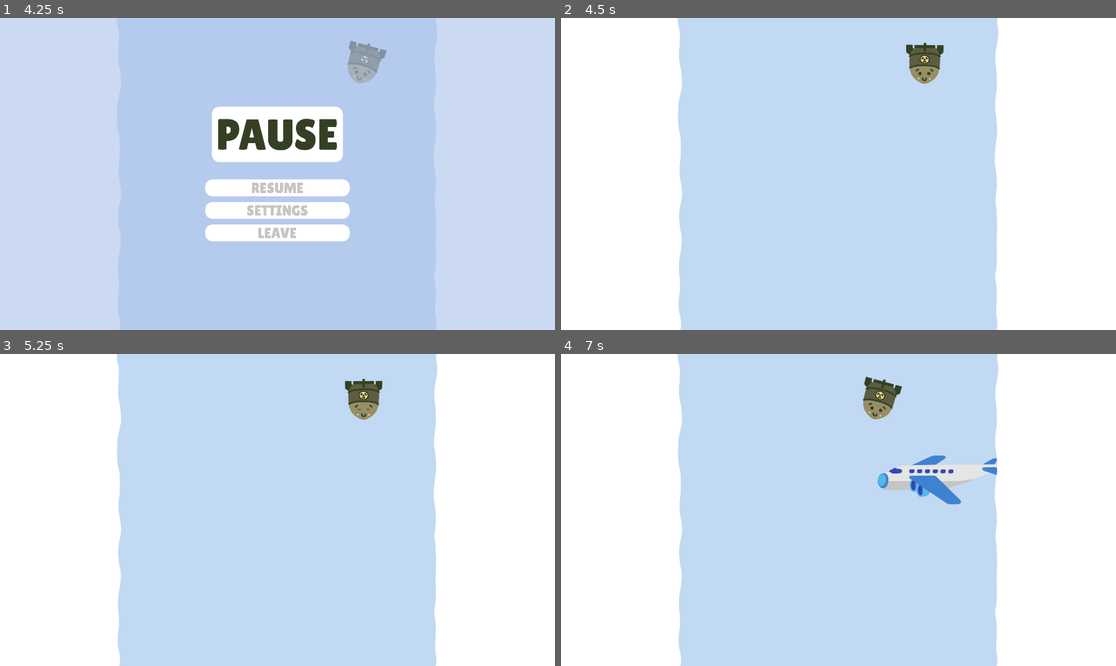
Above: before the commit, frames 1-4 (two rows, left to right).
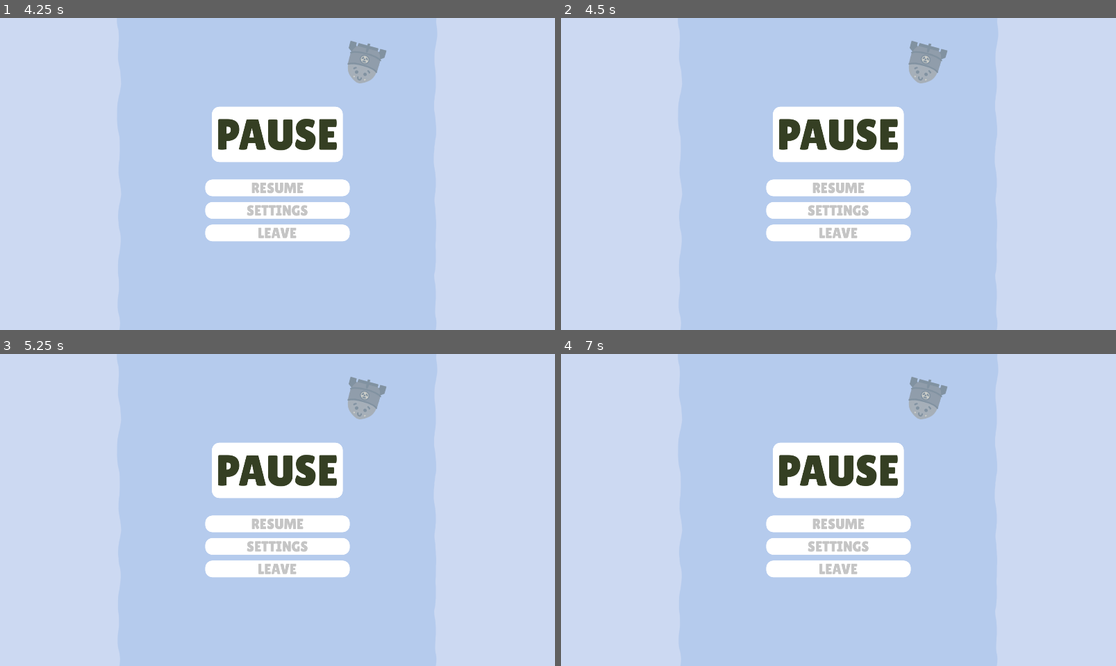
Above: after the commit, the same moments.

Repository: Hangover-Sunshine/DEFCON-JUNIOR
Game: Godot game, scene res://scenes/GameScene.tscn
The game is run twice, just before and just after one commit, with the same random seed, the same clock (stepped at 60 frames per second) and the same inputs. This scene is started directly instead of the project's main scene.
Inputs (mouse positions are in pixels of both pictures, inside the frame that each line leads up to):
- Up to frame 1 (4.25 s): tap Enter at 0.5 s; hold D (right) 0.53-1.28 s; tap Shift (dash) at 0.6, 2.85 s; hold S (down) 1.28-2.03 s; tap Space (fire) at 1.35 s; hold D (right) 2.03-2.78 s; tap Q (shield) at 2.1 s; hold W (up) 2.78-3.53 s; hold A (left) from 3.53 s (still down); hold Space (fire) from 3.53 s (still down); tap Escape (pause) at 4.15 s
- Up to frame 2 (4.5 s): release A (left) at 4.25 s; release Space (fire) at 4.25 s; click "RESUME" at 4.25 s
- Up to frame 3 (5.25 s): click (277, 569) at 5 s, where only the run after the commit has a clickable "LEAVE"
- Up to frame 4 (7 s): click (838, 547) at 5.75 s, where only the run after the commit has a clickable "SETTINGS"; hold A (left) from 6.53 s (still down); tap Q (shield) at 6.6 s

Frame 1 is identical in both runs. In frame 2, 52% of the frame differs, in the area x 0-100%, y 0-100%; in frame 3, 52%; in frame 4, 54%.

Commit message:
game over in the works

Diff:
--- a/autoloads/GlobalSignals.gd
+++ b/autoloads/GlobalSignals.gd
@@ -9,6 +9,7 @@
 
 signal level_complete
 signal player_died
+signal reload_level
 
 signal jet_dead
 signal missile_dead
--- /dev/null
+++ b/scenes/GameRoot.tscn
@@ -0,0 +1,97 @@
+[gd_scene load_steps=8 format=3 uid="uid://deaonojyom4gf"]
+
+[ext_resource type="Script" path="res://scripts/system/GameController.gd" id="1_cw3ns"]
+[ext_resource type="Resource" uid="uid://bwkshpflyauc0" path="res://prefabs/levels/TestLevel.tres" id="2_fixhd"]
+[ext_resource type="Texture2D" uid="uid://bmhof4he24kry" path="res://assets/ui/Back_Frame.png" id="3_labr8"]
+[ext_resource type="PackedScene" uid="uid://d25674hcnx2dd" path="res://prefabs/systems/rand_position.tscn" id="4_ub5l2"]
+[ext_resource type="Script" path="res://scripts/game/bullet_spawn.gd" id="5_e61t7"]
+[ext_resource type="Script" path="res://scripts/game/indicator_holder.gd" id="6_2rxd0"]
+[ext_resource type="PackedScene" uid="uid://cff0irid7qcej" path="res://prefabs/entities/player.tscn" id="7_7no1s"]
+
+[node name="GameRoot" type="Node2D"]
+process_mode = 1
+script = ExtResource("1_cw3ns")
+Levels = Array[Resource("res://scripts/resources/LevelResource.gd")]([ExtResource("2_fixhd")])
+
+[node name="Info" type="Node" parent="."]
+
+[node name="GameTimer" type="Timer" parent="Info"]
+one_shot = true
+
+[node name="MissileTimer" type="Timer" parent="Info"]
+one_shot = true
+
+[node name="JetTimer" type="Timer" parent="Info"]
+one_shot = true
+
+[node name="ObstacleTimer" type="Timer" parent="Info"]
+one_shot = true
+
+[node name="HorizontalTimer" type="Timer" parent="Info"]
+one_shot = true
+
+[node name="BackFrame" type="Sprite2D" parent="."]
+z_index = 20
+position = Vector2(960, 540)
+texture = ExtResource("3_labr8")
+
+[node name="Background2" type="ColorRect" parent="."]
+visible = false
+show_behind_parent = true
+z_index = 10
+offset_right = 424.0
+offset_bottom = 1080.0
+color = Color(0.564706, 0.619608, 0.866667, 1)
+
+[node name="Background3" type="ColorRect" parent="."]
+visible = false
+show_behind_parent = true
+z_index = 10
+offset_left = 1504.0
+offset_right = 1924.0
+offset_bottom = 1080.0
+color = Color(0.564706, 0.619608, 0.866667, 1)
+
+[node name="Sky" type="ColorRect" parent="."]
+visible = false
+show_behind_parent = true
+offset_left = 424.0
+offset_right = 1504.0
+offset_bottom = 1080.0
+color = Color(0.756863, 0.85098, 0.94902, 1)
+
+[node name="DummySky" type="ColorRect" parent="."]
+show_behind_parent = true
+offset_right = 1920.0
+offset_bottom = 1080.0
+color = Color(0.756863, 0.85098, 0.94902, 1)
+
+[node name="CloudControl" type="Node2D" parent="."]
+
+[node name="RandPosition" parent="." instance=ExtResource("4_ub5l2")]
+
+[node name="Marker2D" parent="RandPosition" index="0"]
+position = Vector2(221, 600)
+
+[node name="Marker2D3" parent="RandPosition" index="2"]
+position = Vector2(1692, 600)
+
+[node name="BulletHolder" type="Node2D" parent="."]
+script = ExtResource("5_e61t7")
+
+[node name="IndicatorHolder" type="Node2D" parent="."]
+script = ExtResource("6_2rxd0")
+
+[node name="Enemies" type="Node2D" parent="."]
+
+[node name="Player" parent="." instance=ExtResource("7_7no1s")]
+z_index = 0
+position = Vector2(957, 157)
+
+[connection signal="timeout" from="Info/GameTimer" to="." method="_on_game_timer_timeout"]
+[connection signal="timeout" from="Info/MissileTimer" to="." method="_on_missile_timer_timeout"]
+[connection signal="timeout" from="Info/JetTimer" to="." method="_on_jet_timer_timeout"]
+[connection signal="timeout" from="Info/ObstacleTimer" to="." method="_on_obstacle_timer_timeout"]
+[connection signal="timeout" from="Info/HorizontalTimer" to="." method="_on_horizontal_timer_timeout"]
+
+[editable path="RandPosition"]
--- a/scenes/GameScene.tscn
+++ b/scenes/GameScene.tscn
@@ -1,96 +1,70 @@
 [gd_scene load_steps=10 format=3 uid="uid://cix7grprr55jl"]
 
 [ext_resource type="Script" path="res://scripts/system/GameScene.gd" id="1_4pqr6"]
-[ext_resource type="Script" path="res://scripts/system/GameController.gd" id="1_7g76e"]
-[ext_resource type="Resource" uid="uid://bwkshpflyauc0" path="res://prefabs/levels/TestLevel.tres" id="2_egtmf"]
-[ext_resource type="PackedScene" uid="uid://d25674hcnx2dd" path="res://prefabs/systems/rand_position.tscn" id="2_fpltr"]
-[ext_resource type="Script" path="res://scripts/game/bullet_spawn.gd" id="4_jpp3c"]
-[ext_resource type="Texture2D" uid="uid://bmhof4he24kry" path="res://assets/ui/Back_Frame.png" id="4_s5xv5"]
-[ext_resource type="Script" path="res://scripts/game/indicator_holder.gd" id="5_i6tk8"]
+[ext_resource type="PackedScene" uid="uid://deaonojyom4gf" path="res://scenes/GameRoot.tscn" id="2_tcv1b"]
 [ext_resource type="PackedScene" uid="uid://cvws2phcvy2lr" path="res://scenes/menus/hub_pause.tscn" id="7_5w17u"]
-[ext_resource type="PackedScene" uid="uid://cff0irid7qcej" path="res://prefabs/entities/player.tscn" id="11_mavoj"]
+[ext_resource type="PackedScene" uid="uid://c3tskwkip0tet" path="res://scenes/menus/menu_gameover.tscn" id="10_agj1h"]
+[ext_resource type="Script" path="res://scripts/menus/menu_flash.gd" id="11_tyc6j"]
+
+[sub_resource type="Animation" id="Animation_81id1"]
+resource_name = "flash"
+length = 0.2
+tracks/0/type = "value"
+tracks/0/imported = false
+tracks/0/enabled = true
+tracks/0/path = NodePath("ColorRect:color")
+tracks/0/interp = 1
+tracks/0/loop_wrap = true
+tracks/0/keys = {
+"times": PackedFloat32Array(0, 0.2),
+"transitions": PackedFloat32Array(1, 0.0824692),
+"update": 0,
+"values": [Color(1, 1, 1, 0), Color(1, 1, 1, 1)]
+}
+
+[sub_resource type="Animation" id="Animation_2mgru"]
+resource_name = "fade_to_black"
+length = 2.0
+tracks/0/type = "value"
+tracks/0/imported = false
+tracks/0/enabled = true
+tracks/0/path = NodePath("ColorRect:color")
+tracks/0/interp = 1
+tracks/0/loop_wrap = true
+tracks/0/keys = {
+"times": PackedFloat32Array(0, 2),
+"transitions": PackedFloat32Array(1, 20),
+"update": 0,
+"values": [Color(1, 1, 1, 1), Color(0, 0, 0, 1)]
+}
+
+[sub_resource type="Animation" id="Animation_ddj0g"]
+resource_name = "fade_out"
+tracks/0/type = "value"
+tracks/0/imported = false
+tracks/0/enabled = true
+tracks/0/path = NodePath("ColorRect:color")
+tracks/0/interp = 1
+tracks/0/loop_wrap = true
+tracks/0/keys = {
+"times": PackedFloat32Array(0, 1),
+"transitions": PackedFloat32Array(1, 1),
+"update": 0,
+"values": [Color(0, 0, 0, 1), Color(0, 0, 0, 0)]
+}
+
+[sub_resource type="AnimationLibrary" id="AnimationLibrary_lbn22"]
+_data = {
+"fade_out": SubResource("Animation_ddj0g"),
+"fade_to_black": SubResource("Animation_2mgru"),
+"flash": SubResource("Animation_81id1")
+}
 
 [node name="GameScene" type="Node2D"]
 process_mode = 3
 script = ExtResource("1_4pqr6")
 
-[node name="GameRoot" type="Node2D" parent="."]
-process_mode = 1
-script = ExtResource("1_7g76e")
-Levels = Array[Resource("res://scripts/resources/LevelResource.gd")]([ExtResource("2_egtmf")])
-
-[node name="Info" type="Node" parent="GameRoot"]
-
-[node name="GameTimer" type="Timer" parent="GameRoot/Info"]
-one_shot = true
-
-[node name="MissileTimer" type="Timer" parent="GameRoot/Info"]
-one_shot = true
-
-[node name="JetTimer" type="Timer" parent="GameRoot/Info"]
-one_shot = true
-
-[node name="ObstacleTimer" type="Timer" parent="GameRoot/Info"]
-one_shot = true
-
-[node name="HorizontalTimer" type="Timer" parent="GameRoot/Info"]
-one_shot = true
-
-[node name="BackFrame" type="Sprite2D" parent="GameRoot"]
-z_index = 20
-position = Vector2(960, 540)
-texture = ExtResource("4_s5xv5")
-
-[node name="Background2" type="ColorRect" parent="GameRoot"]
-visible = false
-show_behind_parent = true
-z_index = 10
-offset_right = 424.0
-offset_bottom = 1080.0
-color = Color(0.564706, 0.619608, 0.866667, 1)
-
-[node name="Background3" type="ColorRect" parent="GameRoot"]
-visible = false
-show_behind_parent = true
-z_index = 10
-offset_left = 1504.0
-offset_right = 1924.0
-offset_bottom = 1080.0
-color = Color(0.564706, 0.619608, 0.866667, 1)
-
-[node name="Sky" type="ColorRect" parent="GameRoot"]
-visible = false
-show_behind_parent = true
-offset_left = 424.0
-offset_right = 1504.0
-offset_bottom = 1080.0
-color = Color(0.756863, 0.85098, 0.94902, 1)
-
-[node name="DummySky" type="ColorRect" parent="GameRoot"]
-show_behind_parent = true
-offset_right = 1920.0
-offset_bottom = 1080.0
-color = Color(0.756863, 0.85098, 0.94902, 1)
-
-[node name="CloudControl" type="Node2D" parent="GameRoot"]
-
-[node name="RandPosition" parent="GameRoot" instance=ExtResource("2_fpltr")]
-
-[node name="Marker2D" parent="GameRoot/RandPosition" index="0"]
-position = Vector2(221, 600)
-
-[node name="Marker2D3" parent="GameRoot/RandPosition" index="2"]
-position = Vector2(1692, 600)
-
-[node name="BulletHolder" type="Node2D" parent="GameRoot"]
-script = ExtResource("4_jpp3c")
-
-[node name="IndicatorHolder" type="Node2D" parent="GameRoot"]
-script = ExtResource("5_i6tk8")
-
-[node name="Player" parent="GameRoot" instance=ExtResource("11_mavoj")]
-z_index = 0
-position = Vector2(957, 157)
+[node name="GameRoot" parent="." instance=ExtResource("2_tcv1b")]
 
 [node name="PauseCanvasLayer" type="CanvasLayer" parent="."]
 process_mode = 2
@@ -98,10 +72,26 @@
 
 [node name="HubPause" parent="PauseCanvasLayer" instance=ExtResource("7_5w17u")]
 
-[connection signal="timeout" from="GameRoot/Info/GameTimer" to="GameRoot" method="_on_game_timer_timeout"]
-[connection signal="timeout" from="GameRoot/Info/MissileTimer" to="GameRoot" method="_on_missile_timer_timeout"]
-[connection signal="timeout" from="GameRoot/Info/JetTimer" to="GameRoot" method="_on_jet_timer_timeout"]
-[connection signal="timeout" from="GameRoot/Info/ObstacleTimer" to="GameRoot" method="_on_obstacle_timer_timeout"]
-[connection signal="timeout" from="GameRoot/Info/HorizontalTimer" to="GameRoot" method="_on_horizontal_timer_timeout"]
+[node name="GameOverCanvasLayer" type="CanvasLayer" parent="."]
+process_mode = 3
+visible = false
 
-[editable path="GameRoot/RandPosition"]
+[node name="MenuGamOver" parent="GameOverCanvasLayer" instance=ExtResource("10_agj1h")]
+
+[node name="FlashCanvasLayer" type="CanvasLayer" parent="."]
+script = ExtResource("11_tyc6j")
+
+[node name="ColorRect" type="ColorRect" parent="FlashCanvasLayer"]
+anchors_preset = 15
+anchor_right = 1.0
+anchor_bottom = 1.0
+grow_horizontal = 2
+grow_vertical = 2
+color = Color(1, 1, 1, 0)
+
+[node name="AnimationPlayer" type="AnimationPlayer" parent="FlashCanvasLayer"]
+libraries = {
+"": SubResource("AnimationLibrary_lbn22")
+}
+
+[connection signal="animation_finished" from="FlashCanvasLayer/AnimationPlayer" to="FlashCanvasLayer" method="_on_animation_player_animation_finished"]
--- a/scenes/menus/menu_gameover.tscn
+++ b/scenes/menus/menu_gameover.tscn
@@ -1,5 +1,6 @@
-[gd_scene load_steps=3 format=3 uid="uid://c3tskwkip0tet"]
+[gd_scene load_steps=4 format=3 uid="uid://c3tskwkip0tet"]
 
+[ext_resource type="Script" path="res://scripts/menus/menu_gameover.gd" id="1_qsd37"]
 [ext_resource type="FontFile" uid="uid://csvoyclvx65d2" path="res://assets/fonts/LilitaOne-Regular.ttf" id="2_avs2s"]
 [ext_resource type="Theme" uid="uid://cov5d4hbgvj32" path="res://assets/graphs/CloudToMissile_Button.tres" id="2_u0ckn"]
 
@@ -10,6 +11,7 @@
 anchor_bottom = 1.0
 grow_horizontal = 2
 grow_vertical = 2
+script = ExtResource("1_qsd37")
 
 [node name="ColorRect" type="ColorRect" parent="."]
 custom_minimum_size = Vector2(1920, 1080)
--- a/scripts/game/player.gd
+++ b/scripts/game/player.gd
@@ -162,13 +162,14 @@
 		return
 	##
 
+	curr_health -= 1
+
 	if curr_health <= 0:
 		GlobalSignals.emit_signal("player_died")
 		# play player's death anims + sounds + particles
 		return
 	##
 
-	curr_health -= 1
 	$PC_Skeleton.to_pain()
 	damaged_timer.start(TimeToNextDamage)
 ##
--- /dev/null
+++ b/scripts/menus/menu_flash.gd
@@ -0,0 +1,36 @@
+extends CanvasLayer
+
+@onready var animation_player = $AnimationPlayer
+
+var in_black:bool = false
+var done_fade_out:bool = false
+
+func flash():
+	in_black = false
+	done_fade_out = false
+	animation_player.play("flash")
+	$ColorRect.mouse_filter = Control.MOUSE_FILTER_STOP
+##
+
+func fade_out():
+	animation_player.play("fade_out")
+	$ColorRect.mouse_filter = Control.MOUSE_FILTER_PASS
+##
+
+func fade_in():
+	animation_player.play_backwards("fade_out")
+##
+
+func _on_animation_player_animation_finished(anim_name):
+	if anim_name == "flash":
+		animation_player.play("fade_to_black")
+	elif anim_name == "fade_to_black":
+		in_black = true
+	elif anim_name == "fade_out":
+		if done_fade_out == false:
+			done_fade_out = true
+		else:
+			done_fade_out = false
+		##
+	##
+##
--- /dev/null
+++ b/scripts/menus/menu_gameover.gd
@@ -0,0 +1,9 @@
+extends Control
+
+func _on_cont_button_pressed():
+	GlobalSignals.emit_signal("reload_level")
+##
+
+func _on_leave_button_pressed():
+	GlobalSignals.emit_signal("load_scene", "menus/hub_menu")
+##
--- a/scripts/menus/menu_settings.gd
+++ b/scripts/menus/menu_settings.gd
@@ -22,6 +22,7 @@
 func _on_back_button_pressed():
 	GlobalSettings.save_settings()
 	settings_to_main.emit()
+##
 
 func _on_full_check_toggled(toggled_on):
 	GlobalSettings.FullScreen = toggled_on
--- a/scripts/system/GameController.gd
+++ b/scripts/system/GameController.gd
@@ -30,7 +30,7 @@
 var missiles_spawn_at:float
 var spawning_missiles:bool = false
 
-func load_next_level():
+func load_level():
 	var level = Levels[curr_level]
 
 	# == Max Numbers == #
@@ -54,7 +54,7 @@
 	GlobalSignals.connect("missile_dead", _missile_dead)
 	GlobalSignals.connect("hobstacle_dead", _hobstacle_dead)
 	GlobalSignals.connect("obstacle_dead", _obstacle_dead)
-	load_next_level() # TODO: replace this
+	load_level() # TODO: replace this
 ##
 
 func _process(_delta):
@@ -176,3 +176,7 @@
 func get_play_area_y_limits():
 	return Vector2(0, 1080)
 ##
+
+func reset_level():
+	pass
+##
--- a/scripts/system/GameScene.gd
+++ b/scripts/system/GameScene.gd
@@ -1,9 +1,36 @@
 extends Node2D
 
 @onready var pause_canvas_layer = $PauseCanvasLayer
+@onready var game_over_canvas_layer = $GameOverCanvasLayer
+@onready var flash_canvas_layer = $FlashCanvasLayer
+
+var player_lost:bool = false
+var player_won:bool = false
+
+var curr_level:int = 0
+var game = null
 
 func _ready():
 	GlobalSignals.connect("scene_loaded", to_free)
+	GlobalSignals.connect("level_complete", _level_complete)
+	GlobalSignals.connect("player_died", _player_died)
+	GlobalSignals.connect("reload_level", reset)
+
+	game = $GameRoot
+	game.curr_level = curr_level
+	game.load_level()
+##
+
+func _process(_delta):
+	if player_lost:
+		if flash_canvas_layer.in_black and game_over_canvas_layer.visible == false:
+			game_over_canvas_layer.visible = true
+			flash_canvas_layer.fade_out()
+		##
+		if flash_canvas_layer.done_fade_out:
+			game_over_canvas_layer.layer = 2
+		##
+	##
 ##
 
 func _input(event):
@@ -11,6 +38,30 @@
 		unpause_pause()
 		$PauseCanvasLayer/HubPause.to_pause()
 	##
+##
+
+func reset():
+	if player_won:
+		$GameRoot.curr_level += 1
+	##
+
+	game_over_canvas_layer.layer = 1
+	flash_canvas_layer.fade_in()
+	#game.load_level()
+
+	player_lost = false
+	player_won = false
+##
+
+func _level_complete():
+	var curr_level = $GameRoot.curr_level
+##
+
+func _player_died():
+	get_tree().paused = true
+	flash_canvas_layer.visible = true
+	flash_canvas_layer.flash()
+	player_lost = true
 ##
 
 func unpause_pause():
